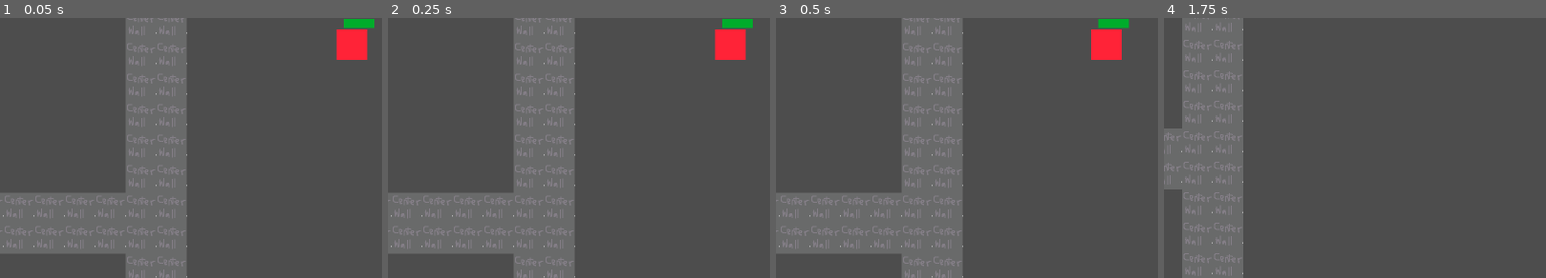
Above: before the commit, frames 1-4 (left to right).
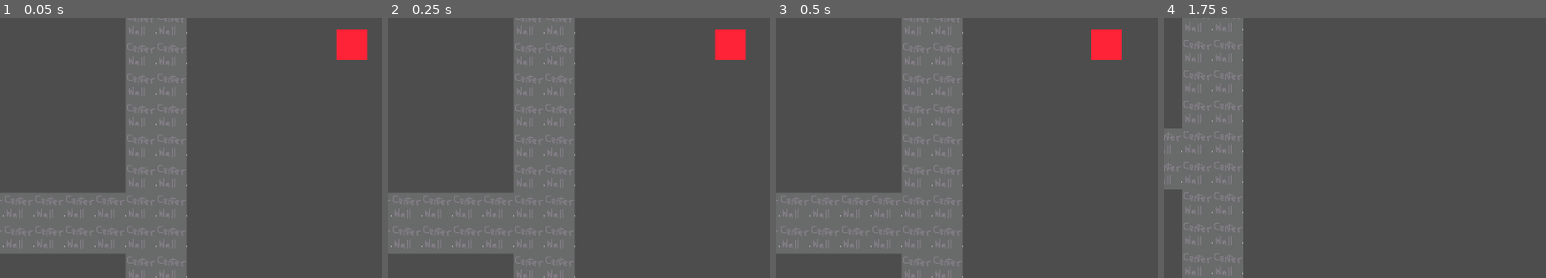
Above: after the commit, the same moments.

Repository: precup/LD51
Game: Godot game, scene res://root.tscn
The game is run twice, just before and just after one commit, with the same random seed, the same clock (stepped at 60 frames per second) and the same inputs.
Inputs:
- Up to frame 1 (0.05 s): no input
- Up to frame 2 (0.25 s): no input
- Up to frame 3 (0.5 s): no input
- Up to frame 4 (1.75 s): hold Right (ui_right) 0.53-1.28 s; tap X (shoot) at 0.6, 1.35 s; hold Down (ui_down) from 1.28 s (still down)
The pictures show only the part of the screen within x 3-53%, y 0-50%; the shares and areas given below are measured in that part.

The runs differ from the first frame. In frame 1, 0.3% of the frame differs, in the area x 90-98%, y 0-5%; in frame 2, 0.3%; in frame 3, 0.3%, in the area x 84-93%, y 0-5%; in frame 4, nothing differs.

Commit message:
make healthbar fade

Diff:
--- a/health_bar.gd
+++ b/health_bar.gd
@@ -1,16 +1,35 @@
 extends Node2D
 
+var current_health = 0
 
-# Called when the node enters the scene tree for the first time.
 func _ready():
-  pass # Replace with function body.
+  modulate = Color.TRANSPARENT
 
-
-# Called every frame. 'delta' is the elapsed time since the previous frame.
-func _process(delta):
-  pass
-
+# expected that the parent calls this once per tick
 func update(health, max_health):
   var graphic = $graphic
 
   graphic.scale = Vector2(float(health) / float(max_health), 0.3)
+
+  if current_health != health and current_health != 0:
+    current_health = health
+    self.modulate = Color.WHITE
+    eventually_fade_out()
+
+  current_health = health
+
+
+func eventually_fade_out():
+  var health_when_changed = current_health
+
+  for x in range(150):
+    if health_when_changed != current_health:
+      return
+
+    await get_tree().process_frame
+
+  # fade out after 1 second
+  var tween = create_tween()
+
+  if health_when_changed == current_health:
+    tween.tween_property(self, "modulate", Color.TRANSPARENT, 0.4)
